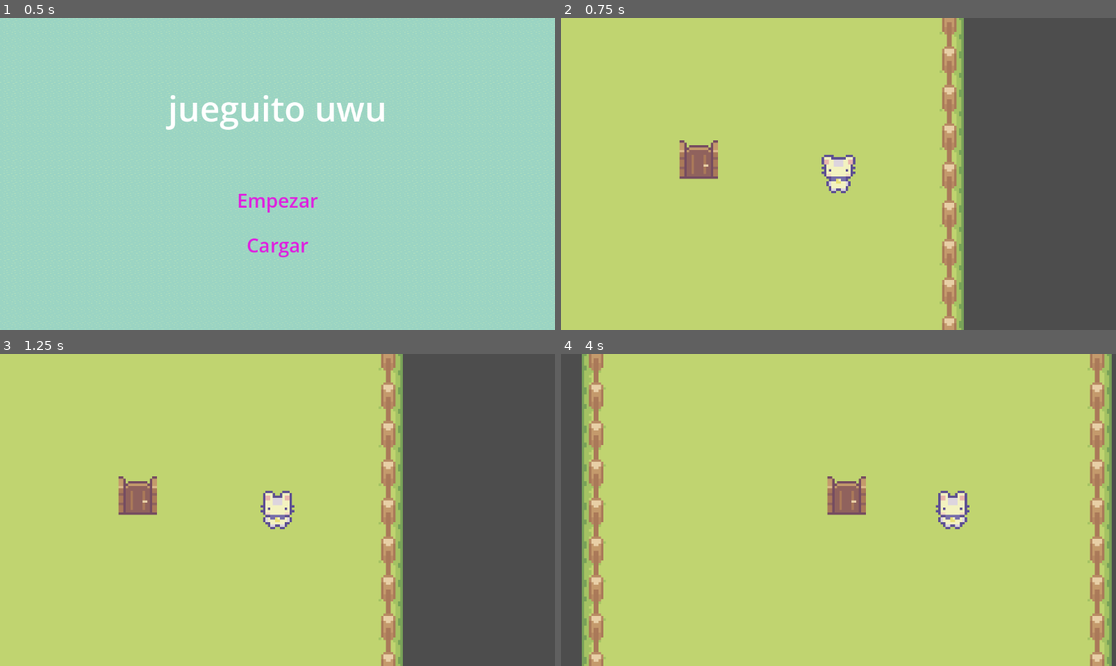
Above: before the commit, frames 1-4 (two rows, left to right).
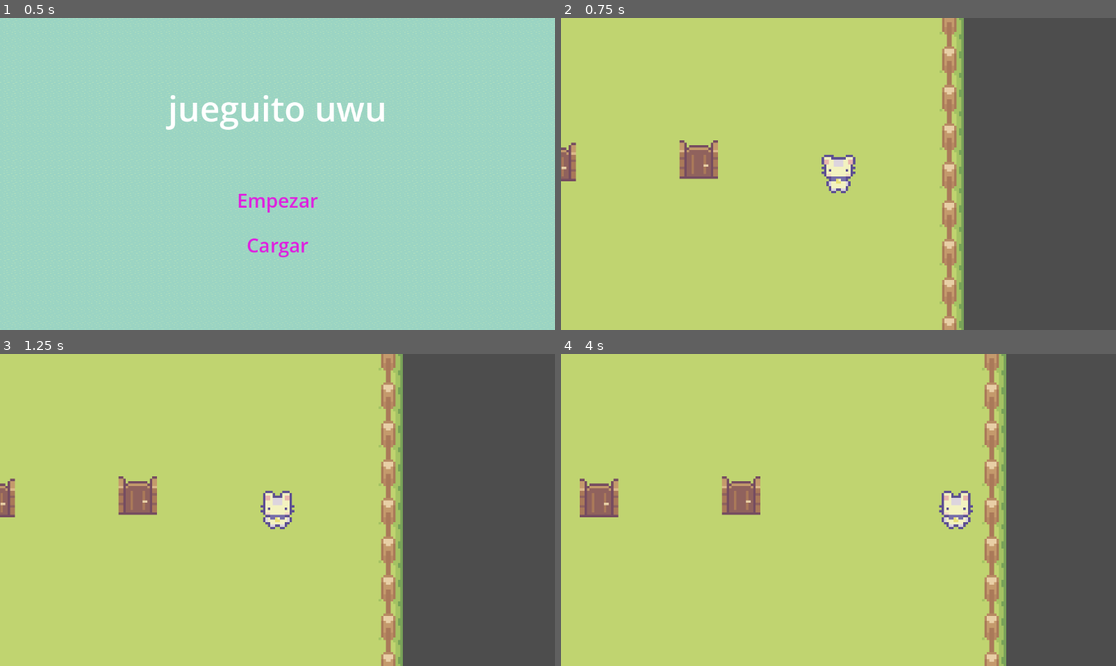
Above: after the commit, the same moments.

Repository: makiniqa/conocimiento-absurdo
Game: Godot game, scene res://Scenes/game.tscn
Two runs of this game, one before a commit and one after it. Both use one fixed random seed, a clock stepped at 60 frames per second and the inputs below.
Inputs (mouse positions are in pixels of both pictures, inside the frame that each line leads up to):
- Up to frame 1 (0.5 s): no input
- Up to frame 2 (0.75 s): click "Empezar" at 0.5 s
- Up to frame 3 (1.25 s): no input
- Up to frame 4 (4 s): tap Enter (ui_accept) at 1.25, 1.52, 2.27, 2.75, 3.77 s; move the mouse to (699, 494) at 1.27 s; hold Right (right) 1.28-2.78 s; click (699, 494) at 1.42 s; move the mouse to (727, 525) at 2.02 s; move the mouse to (894, 441) at 2.77 s; hold Left (left) 2.78-3.53 s; move the mouse to (810, 572) at 3.52 s; hold Right (right) from 3.53 s (still down); click (810, 572) at 3.67 s

Frame 1 is identical in both runs. In frame 2, 0.3% of the frame differs, in the area x 0-3%, y 39-53%; in frame 3, 0.3%; in frame 4, 32%, in the area x 0-100%, y 0-100%.

Commit message:
puerta colisiona cuando está cerrada y no colisiona cuando está abierta

Diff:
--- a/Scenes/animated_gate.tscn
+++ b/Scenes/animated_gate.tscn
@@ -55,7 +55,6 @@
 libraries/ = SubResource("AnimationLibrary_aowyh")
 
 [node name="OpenArea2D" type="Area2D" parent="." unique_id=1051413205]
-visible = false
 collision_mask = 2
 
 [node name="CollisionShape2D" type="CollisionShape2D" parent="OpenArea2D" unique_id=1691717046]
@@ -68,3 +67,6 @@
 debug_color = Color(0.79643786, 0.31091034, 0.7325331, 0.41960785)
 
 [connection signal="animation_finished" from="AnimationPlayer" to="." method="_on_animation_player_animation_finished"]
+[connection signal="body_entered" from="OpenArea2D" to="." method="_on_area_2d_body_entered"]
+[connection signal="body_exited" from="OpenArea2D" to="." method="_on_area_2d_body_exited"]
+[connection signal="input_event" from="OpenArea2D" to="." method="_on_area_2d_input_event"]
--- a/Scenes/nivel_1.tscn
+++ b/Scenes/nivel_1.tscn
@@ -4,6 +4,7 @@
 [ext_resource type="Script" uid="uid://cqm34cjwc1lyy" path="res://Scripts/nivel_1.gd" id="1_epurl"]
 [ext_resource type="Texture2D" uid="uid://djft675k12co7" path="res://Tilesets/Fences.png" id="2_ecx5m"]
 [ext_resource type="PackedScene" uid="uid://by0novrk3eljo" path="res://Scenes/door.tscn" id="3_ecx5m"]
+[ext_resource type="PackedScene" uid="uid://cy6irfu2xpx63" path="res://Scenes/animated_gate.tscn" id="5_hwnlj"]
 
 [sub_resource type="TileSetAtlasSource" id="TileSetAtlasSource_820xk"]
 texture = ExtResource("1_3givb")
@@ -467,7 +468,6 @@
 
 [node name="Nivel1" type="Node2D" unique_id=1398036209]
 script = ExtResource("1_epurl")
-metadata/_custom_type_script = "uid://7abauetwkaxi"
 
 [node name="TileMapLayer" type="TileMapLayer" parent="." unique_id=742964549]
 tile_map_data = PackedByteArray("AAD+/wEAAAABAAEAAAD//wEAAAABAAEAAAD//wAAAAABAAEAAAAAAAAAAAABAAEAAAAAAP//AAABAAEAAAAAAP …(3728 unchanged characters)…
@@ -485,4 +485,8 @@
 [node name="AnimationPlayer" type="AnimationPlayer" parent="Door" unique_id=114782114]
 libraries/ = SubResource("AnimationLibrary_kyajb")
 
+[node name="AnimatedGate" parent="." unique_id=2047117113 instance=ExtResource("5_hwnlj")]
+position = Vector2(-107, 1)
+active = true
+
 [connection signal="entered" from="Door" to="." method="_on_door_entered"]
